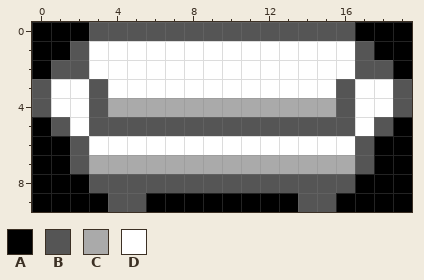
One commit to this pixel-art sprite: res/Buildings/Clutter/Furniture/Simple_Sofa.png. The first picture shows the starting point.
The file is 20x10 pixels. Colours within 5 levels of each other are drawn and written as one.
Palette (. is transparent): A #000000  B #555555  C #aaaaaa  D #ffffff
Now the later version:
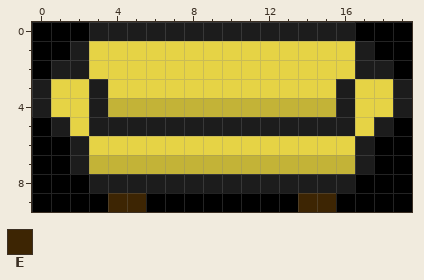
Colours new in this view: E #3d2503
Difference:
colour B: #555555 -> #1c1c1c
colour C: #aaaaaa -> #c3b337
colour D: #ffffff -> #e6d345
y 9: x 4..5 BB -> EE; x 14..15 BB -> EE
Boxes around the changes in both pictures, in picture pixels (x1, y1, x2, y2):
changed: (32, 22, 412, 212)
